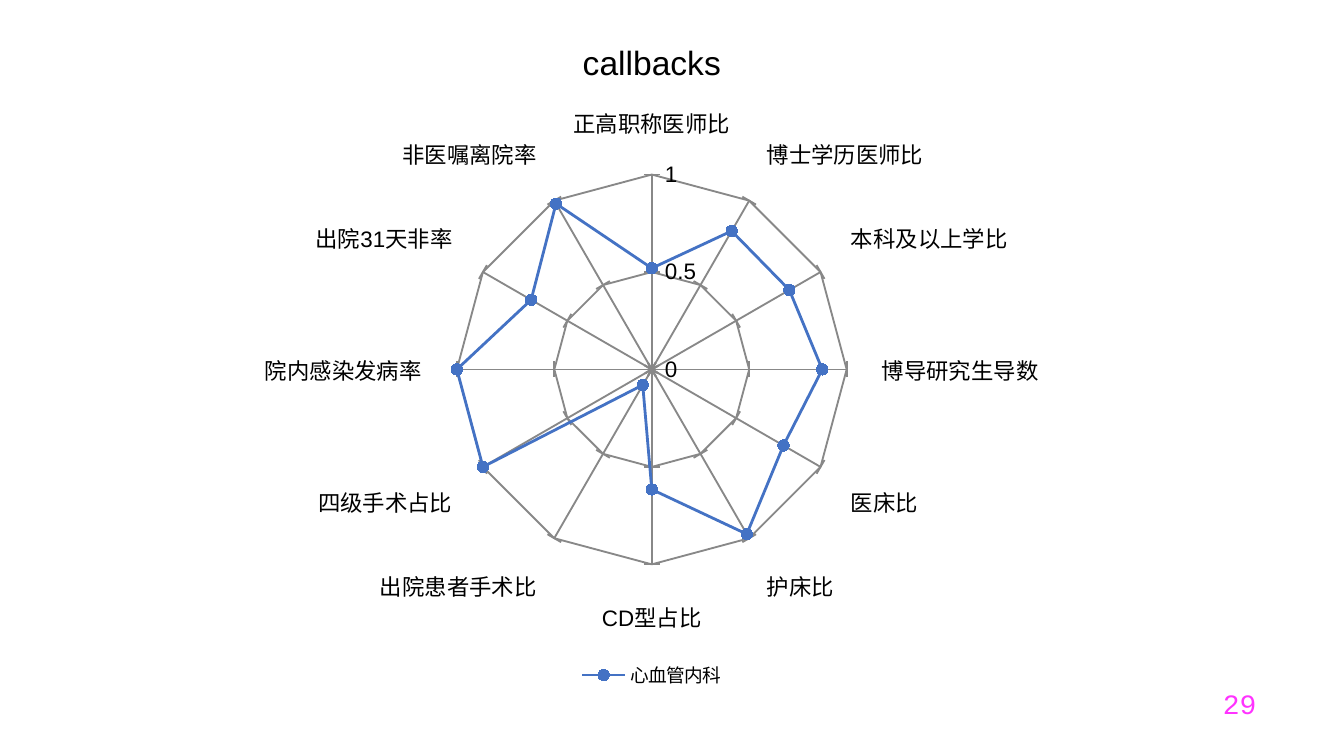
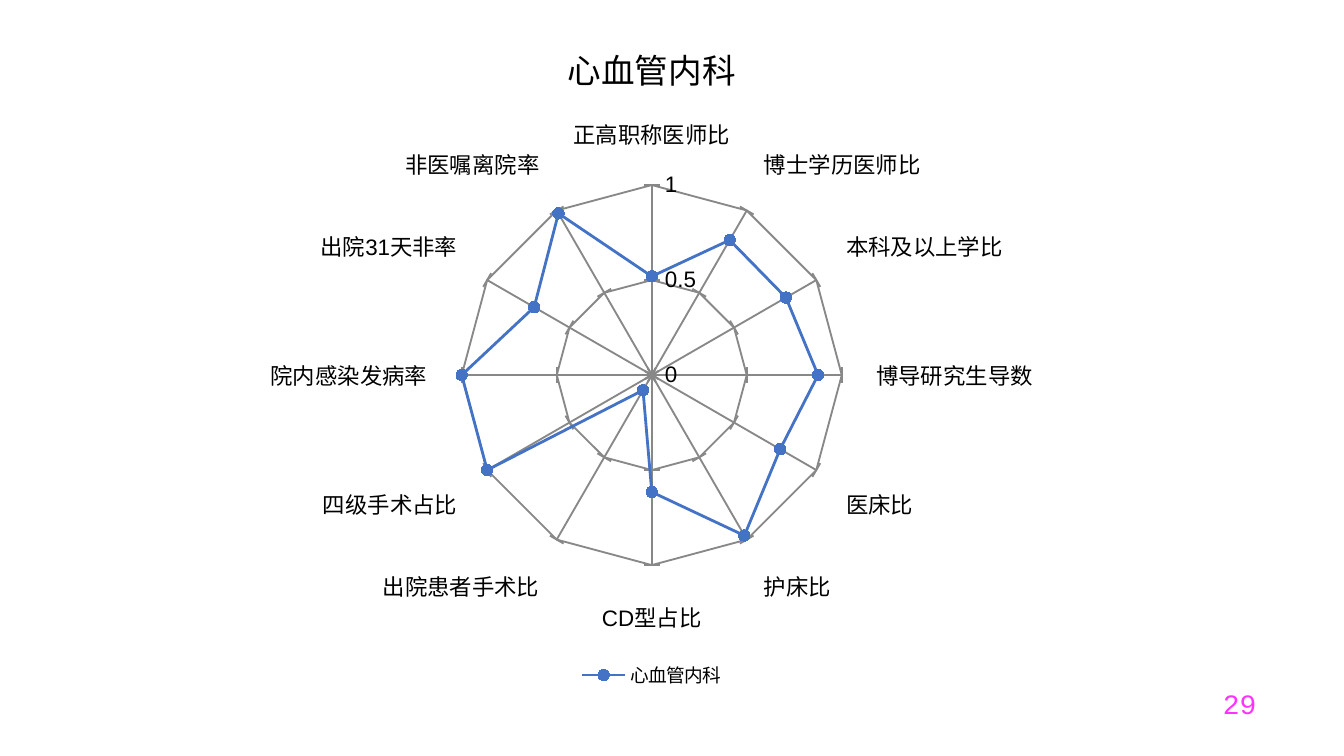
Before and after one commit to Tostig0916/hqcoffee, a slide deck: slide 29 of outputs/PPT/jsszyy.pptxgen.pptx. Drawn at 1344x756 pixels with LibreOffice and Linux fonts; fonts in the diff are those of the drawing. Boxes give left, top, right and bottom in pixels: in the first picture for what was removed or moved away, otherwise in the second. Text is boxed around its words. In the diff, an @@ line names an element or a change of style, - is before the commit and + after.

```diff
--- a/outputs/PPT/jsszyy.pptxgen.pptx
+++ b/outputs/PPT/jsszyy.pptxgen.pptx
@@ radar chart at (x1=13, y1=13, x2=1290, y2=694) @@
@@ title "callbacks" to "心血管内科" @@
```
Also in this commit, not shown: 36 other slides changed, 6 other files.
